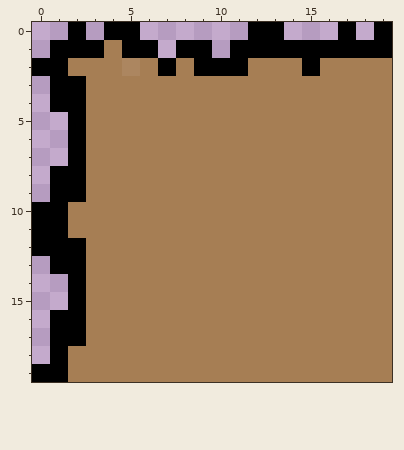
Two states of a pixel-art sprite, Dungeon_ver6a/src/assets/HUD/Dungeons/Den1/minimap-den1-1.png. The picture above was drawn from the file before the commit.
The file is 20x20 pixels.
After the commit:
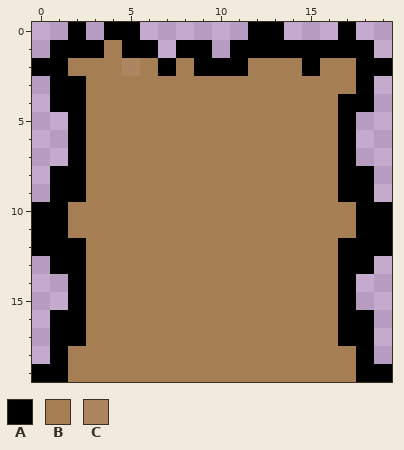
Palette (. is transparent): A #000000  B #a67e54  C #ac8660
What changed:
Colour B becomes colour A in row 2 at x 18 to 19; in row 3 at x 18; in row 4 at x 17 to 18; in rows 5 to 7 at x 17; in rows 8 to 9 at x 17 to 18; in rows 10 to 11 at x 18 to 19.
Colour B becomes colour A in row 12 at x 17 to 19; in row 13 at x 17 to 18; in rows 14 to 15 at x 17; in rows 16 to 17 at x 17 to 18; in row 18 at x 18; in row 19 at x 18 to 19.
Colour A is removed in rows 0 to 1 at x 19.
Colour B is removed in rows 3 to 4 at x 19; in rows 5 to 7 at x 18 to 19; in rows 8 to 9 at x 19; in row 13 at x 19; in rows 14 to 15 at x 18 to 19; in rows 16 to 18 at x 19.
Pixel boxes of the changes (left, top, right, bottom) in both pictures:
changed: (338, 22, 392, 382)
